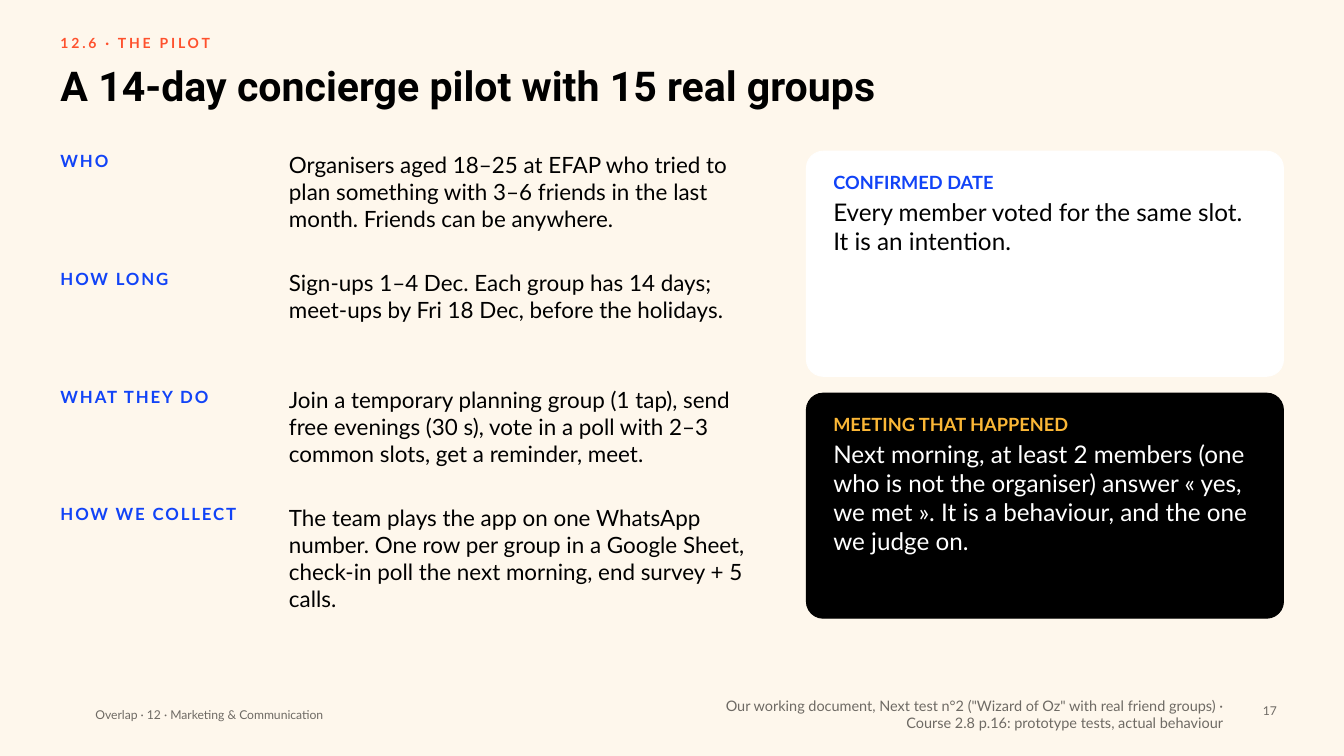
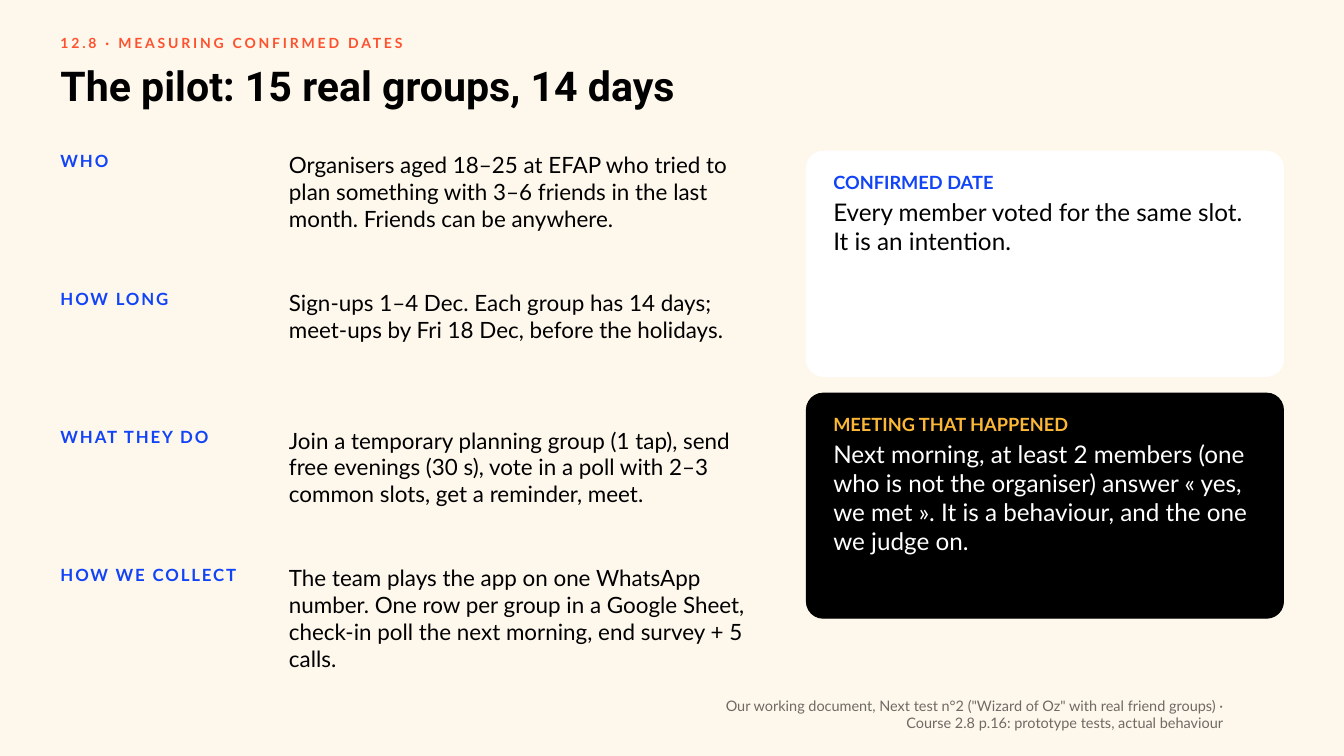
Before and after one commit to clemsnz/Unesco, a slide deck: slide 19 of Overlap_Campagne/Overlap_Marketing_Communication.pptx (slide 17 before the commit). Drawn at 1344x756 pixels with LibreOffice and Linux fonts; fonts in the diff are those of the drawing; background and template pictures are left out. Boxes give left, top, right and bottom in pixels: in the first picture for what was removed or moved away, otherwise in the second. Text is boxed around its words. In the diff, an @@ line names an element or a change of style, - is before the commit and + after.

```diff
--- a/Overlap_Campagne/Overlap_Marketing_Communication.pptx
+++ b/Overlap_Campagne/Overlap_Marketing_Communication.pptx
@@ text at [88, 38, 96, 48]: text changed @@
-12.6 · THE PILOT
+12.8 · MEASURING CONFIRMED DATES
@@ title at [60, 70, 675, 110]: text changed @@
-A 14-day concierge pilot with 15 real groups
+The pilot: 15 real groups, 14 days
@@ text "HOW LONG": place and size @@
-text "HOW LONG" at [60, 269, 276, 302]
+text "HOW LONG" at [60, 289, 276, 323]
@@ text "Sign-ups 1–4 Dec. Each group ...": place and size @@
-text "Sign-ups 1–4 Dec. Each group ..." at [289, 274, 723, 322]
+text "Sign-ups 1–4 Dec. Each group ..." at [289, 294, 723, 342]
@@ text "WHAT THEY DO": place and size @@
-text "WHAT THEY DO" at [60, 386, 276, 420]
+text "WHAT THEY DO" at [60, 427, 276, 460]
@@ text "Join a temporary planning group ...": place and size @@
-text "Join a temporary planning group ..." at [289, 391, 730, 466]
+text "Join a temporary planning group ..." at [289, 432, 730, 506]
@@ text "HOW WE COLLECT": place and size @@
-text "HOW WE COLLECT" at [60, 504, 276, 538]
+text "HOW WE COLLECT" at [60, 564, 276, 598]
@@ text "The team plays the app ...": place and size @@
-text "The team plays the app ..." at [289, 509, 744, 607]
+text "The team plays the app ..." at [289, 569, 744, 667]
@@ text removed at [95, 710, 323, 721] @@
-Overlap · 12 · Marketing & Communication
@@ page number removed at [1263, 706, 1277, 715] @@
-17
```
Also in this commit, not shown: 21 other slides changed, 12 other files.
